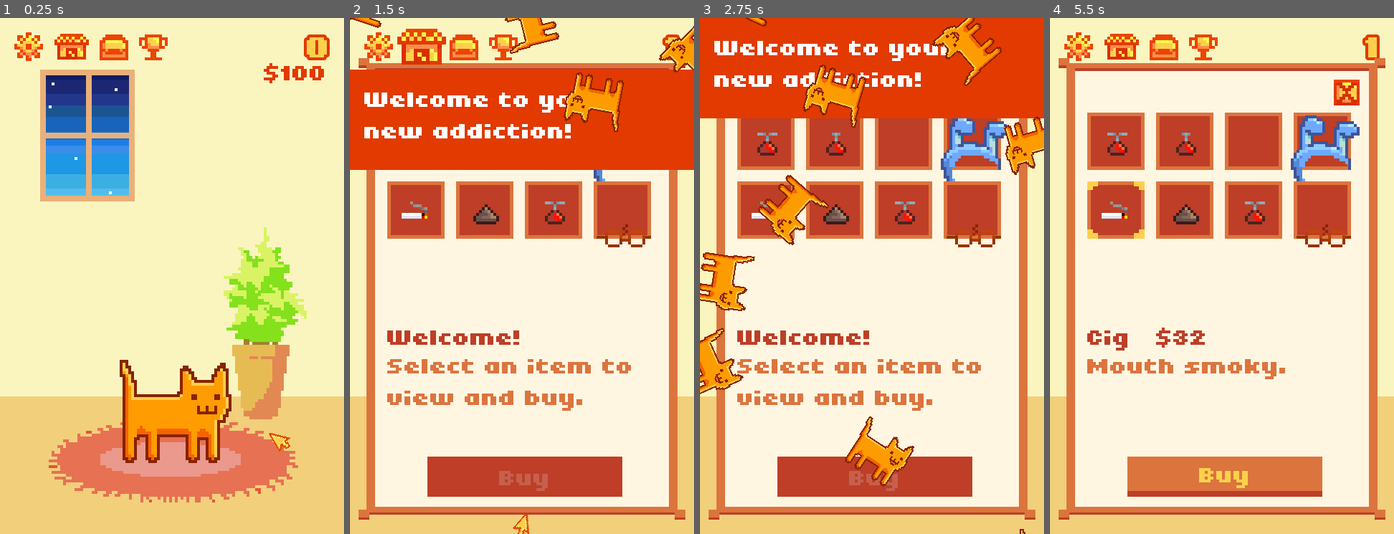
Above: before the commit, frames 1-4 (left to right).
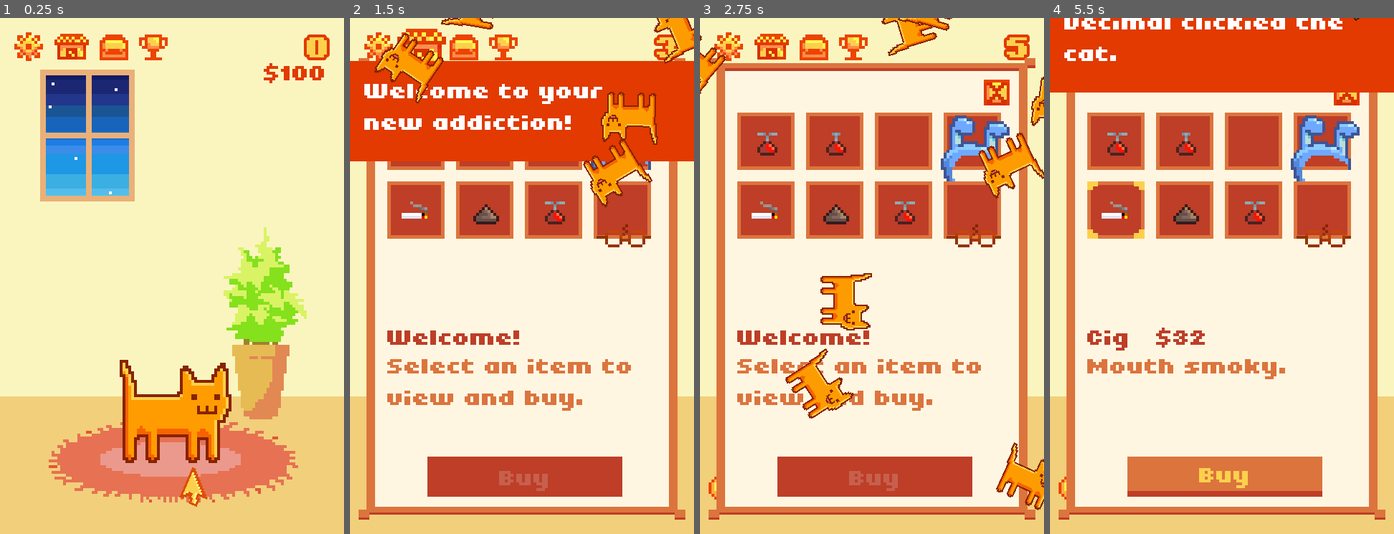
Above: after the commit, the same moments.

Repository: QueenChristina/cat-addiction
Game: Godot game, scene res://src/scenes/World.tscn
Two runs of this game, one before a commit and one after it. Both use one fixed random seed, a clock stepped at 60 frames per second and the inputs below.
Inputs (mouse positions are in pixels of both pictures, inside the frame that each line leads up to):
- Up to frame 1 (0.25 s): no input
- Up to frame 2 (1.5 s): move the mouse to (525, 415) at 0.52 s; press the mouse at (525, 415) at 0.53 s; move the mouse to (422, 48) at 1.27 s; release the mouse at (422, 48) at 1.28 s; click (422, 48) at 1.35 s
- Up to frame 3 (2.75 s): click (765, 141) at 2.02 s
- Up to frame 4 (5.5 s): click (1184, 141) at 2.77 s; click (1252, 141) at 3.52 s; click (1321, 141) at 4.27 s; click (1115, 214) at 5.02 s

The runs differ from the first frame. In frame 1, 0.4% of the frame differs, in the area x 52-85%, y 80-95%; in frame 2, 11%; in frame 3, 27%, in the area x 0-100%, y 0-100%; in frame 4, 13%.

Commit message:
feat(auto-clicker): clicky cat

Diff:
--- a/src/items/AutoClicker.gd
+++ b/src/items/AutoClicker.gd
@@ -3,16 +3,16 @@
 # TODO: make
 
 # Called when the node enters the scene tree for the first time.
-var t=0
+var t=rand_range(0,2*PI)
 func _ready():
 	pass # Replace with function body.
 func _process(delta):
+	if(floor((t/(2*PI))*10)!=floor(((t+delta)/(2*PI))*10)):
+		var n=get_node("../Cat")
+		n.clicky(n.to_local(self.to_global(Vector2(0,0))))
 	t+=delta
 	var n=get_node("../Cat")
-	var dis=sin(10*t)*10+30
-	scale=Vector2(1,1)*(3-sin(10*t))/10
+	var dis=-cos(10*t)*10+30
+	scale=Vector2(1,1)*(3+cos(10*t))/10
 	rotation=t-PI/4
 	position=Vector2(cos(t)*dis,sin(t)*dis)+n.position
-
-func _on_Timer_timeout():
-	Globals.score += 1
--- a/src/player/Cat.gd
+++ b/src/player/Cat.gd
@@ -38,20 +38,23 @@
 func _input(event):
 #	if Input.is_action_pressed("click"):
 	if event is InputEventMouse and event.is_action_pressed("click") and in_cat:
-		Globals.score += 1
-		set_shake(true)
-		_on_play_sound("chonk", rand_range(0.95, 1.05))
-		if rand_range(0, 1) < chance_meow and state != States.MEOWING:
-			_change_state(States.MEOWING)
-		# Spawn love and money
-		var new_spark = love.instance()
+
 		event = make_input_local(event)
-		new_spark.position = event.position
-		self.add_child(new_spark)
-		if rand_range(0, 1) < Globals.chance_get_money:
-			var new_money = money.instance()
-			new_money.connect("play_sound", self, "_on_play_sound")
-			self.add_child(new_money)
+		self.clicky(event.position)
+func clicky(event_pos):
+	Globals.score += 1
+	set_shake(true)
+	_on_play_sound("chonk", rand_range(0.95, 1.05))
+	if rand_range(0, 1) < chance_meow and state != States.MEOWING:
+		_change_state(States.MEOWING)
+	# Spawn love and money
+	var new_spark = love.instance()
+	new_spark.position = event_pos
+	self.add_child(new_spark)
+	if rand_range(0, 1) < Globals.chance_get_money:
+		var new_money = money.instance()
+		new_money.connect("play_sound", self, "_on_play_sound")
+		self.add_child(new_money)
 
 func set_shake(value = true):
 	shake = value
